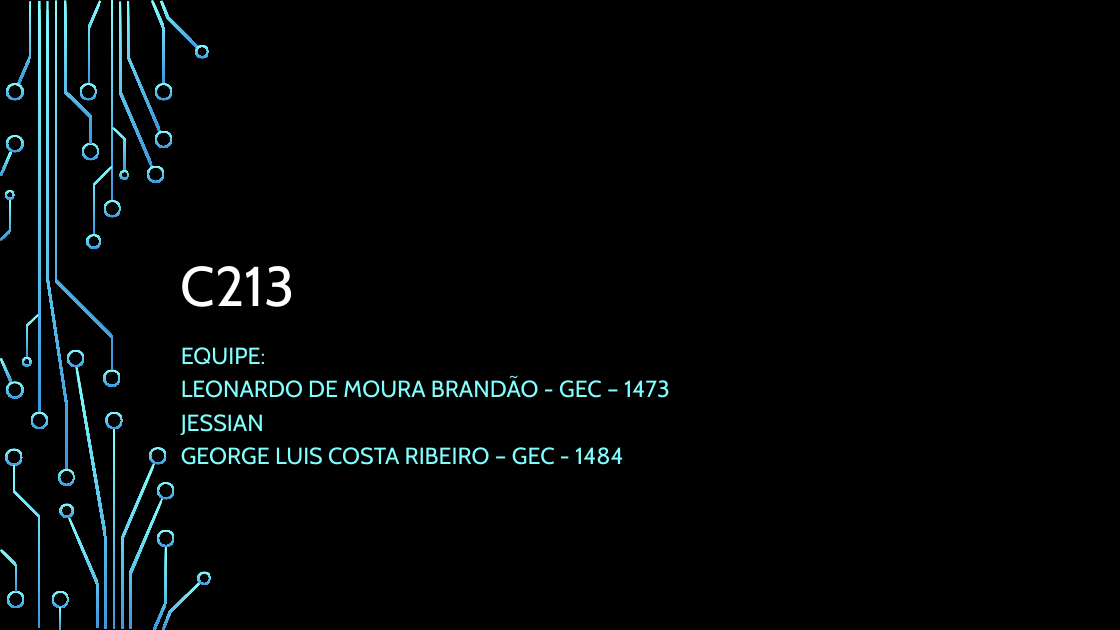
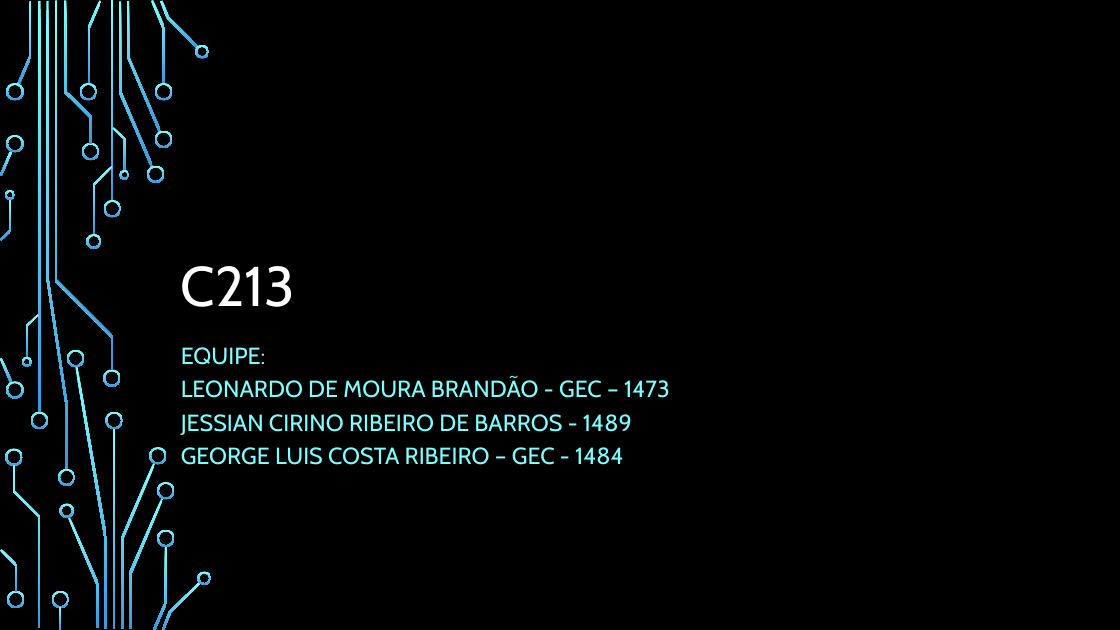
Before and after one commit to George-Luis-Costa/C213-Sistemas-Embarcados-, a slide deck: slide 1 of Projeto1/Apresentação.pptx. Drawn at 1120x630 pixels with LibreOffice and Linux fonts; fonts in the diff are those of the drawing; background and template pictures are left out. Boxes give left, top, right and bottom in pixels: in the first picture for what was removed or moved away, otherwise in the second. Text is boxed around its words. In the diff, an @@ line names an element or a change of style, - is before the commit and + after.

```diff
--- a/Projeto1/Apresentação.pptx
+++ b/Projeto1/Apresentação.pptx
@@ subtitle at <box>181,347,670,465</box>: text changed @@
-EQUIPE:
-LEONARDO DE MOURA BRANDÃO - GEC – 1473
-JESSIAN
-GEORGE LUIS COSTA RIBEIRO – GEC - 1484
+EQUIPE:
+LEONARDO DE MOURA BRANDÃO - GEC – 1473
+JESSIAN CIRINO RIBEIRO DE BARROS - 1489
+GEORGE LUIS COSTA RIBEIRO – GEC - 1484
```
Also in this commit, not shown: 1 other slide changed.
